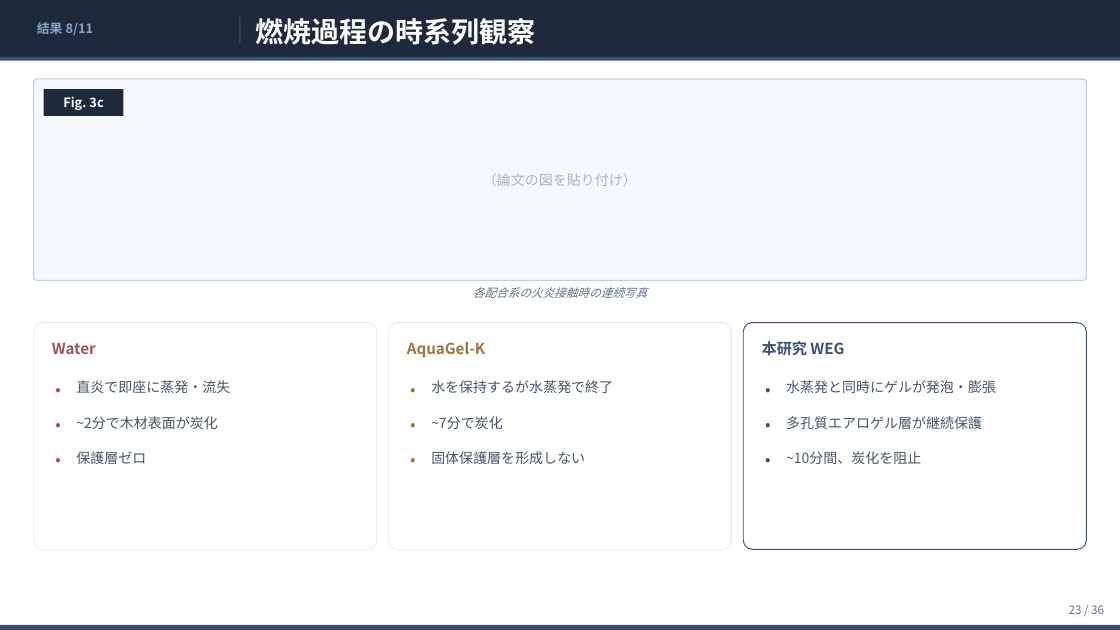
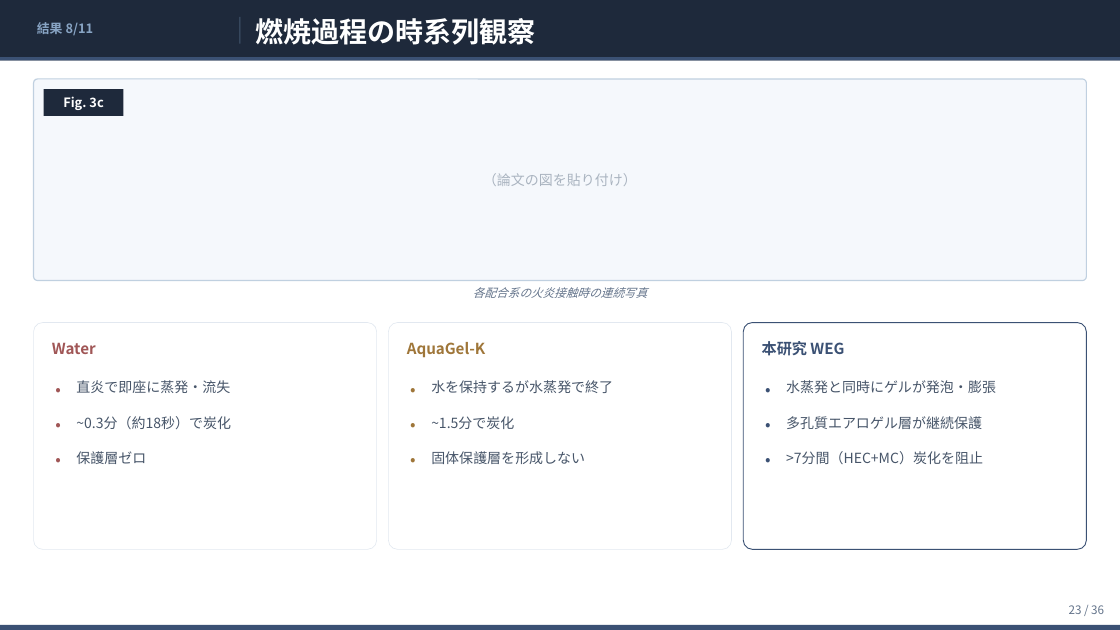
Before and after one commit to ytaisei0525-design/my-first-claude, a slide deck: slide 23 of slides.pptx. Drawn at 1120x630 pixels with LibreOffice and Linux fonts; fonts in the diff are those of the drawing. Boxes give left, top, right and bottom in pixels: in the first picture for what was removed or moved away, otherwise in the second. Text is boxed around its words. In the diff, an @@ line names an element or a change of style, - is before the commit and + after.

```diff
--- a/slides.pptx
+++ b/slides.pptx
@@ text at [76,416,231,429]: text changed @@
-~2分で木材表面が炭化
+~0.3分（約18秒）で炭化
@@ text at [431,416,514,429]: text changed @@
-~7分で炭化
+~1.5分で炭化
@@ text at [786,451,983,464]: text changed @@
-~10分間、炭化を阻止
+>7分間（HEC+MC）炭化を阻止
```
Also in this commit, not shown: 15 other slides changed, 1 slide added, 1 slide removed, 1 other file.
